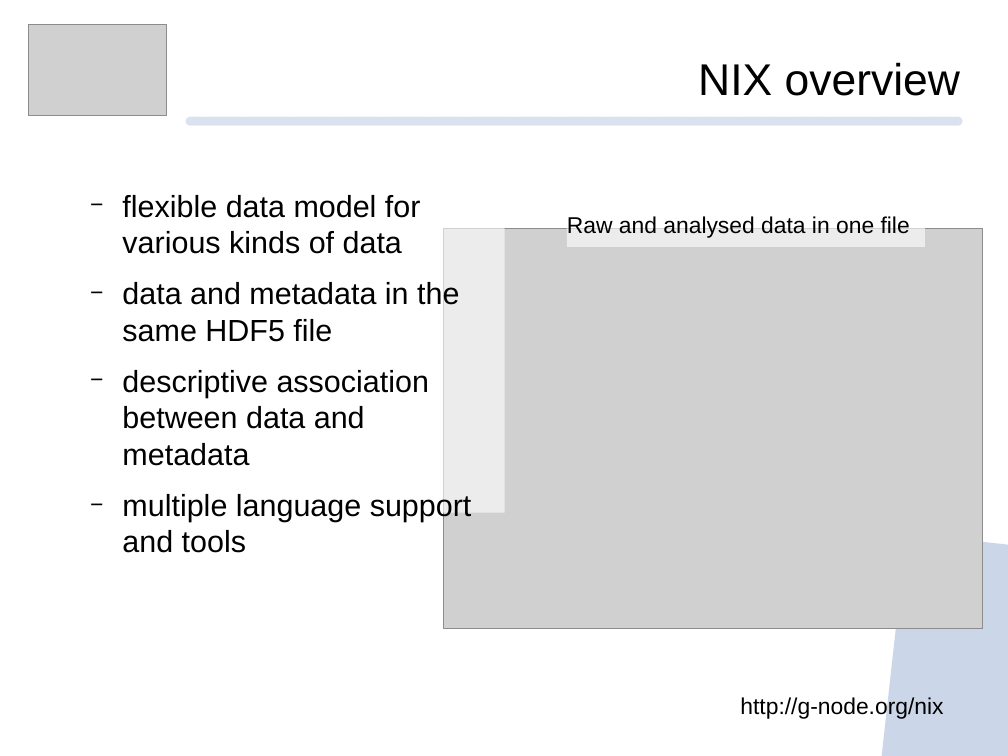
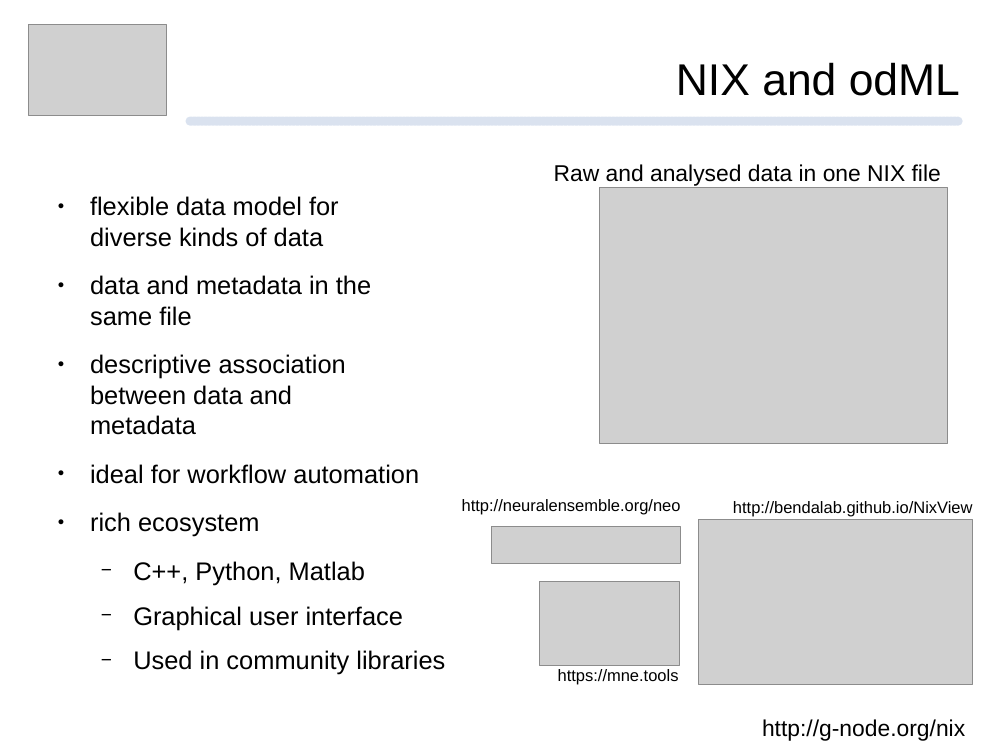
Before and after one commit to mpsonntag/prespost, a slide deck: slide 3 of 202103_NWG_online/202103_NWG_Online_DRAFT.odp (slide 8 before the commit). Drawn at 1008x756 pixels with LibreOffice and Linux fonts; fonts in the diff are those of the drawing; grey boxes stand for pictures; background and template pictures are left out. Boxes give left, top, right and bottom in pixels: in the first picture for what was removed or moved away, otherwise in the second. Text is boxed around its words. In the diff, an @@ line names an element or a change of style, - is before the commit and + after.

Commit message:
[202103 NWG] Add presentation slides

```diff
--- a/202103_NWG_online/202103_NWG_Online_DRAFT.odp
+++ b/202103_NWG_online/202103_NWG_Online_DRAFT.odp
@@ text at <box>676,62,960,96</box>: text changed @@
-NIX overview
+NIX and odML
@@ text "Raw and analysed data in ...": place and size @@
-text "Raw and analysed data in ..." at <box>567,211,925,247</box>
+text "Raw and analysed data in ..." at <box>554,164,941,186</box>
@@ text at <box>554,164,941,186</box>: text changed @@
-Raw and analysed data in one file
+Raw and analysed data in one NIX file
@@ text "flexible data model for diverse ...": place and size @@
-text "flexible data model for diverse ..." at <box>36,187,504,512</box>
+text "flexible data model for diverse ..." at <box>90,196,445,675</box>
@@ text at <box>90,196,371,326</box>: text changed; size 24 to 20 pt @@
-  − flexible data model for
-    various kinds of data
-  − data and metadata in the
-    same HDF5 file
+● flexible data model for
+  diverse kinds of data
+● data and metadata in the
+  same file
@@ picture: place and size @@
-picture at <box>444,229,983,628</box>
+picture at <box>600,188,948,444</box>
@@ text at <box>90,354,346,435</box>: size 24 to 20 pt in "descriptive association between data and metadata"; bullet − to ●; list level 2 to 1 in "descriptive association between data and ..." @@
@@ text at <box>90,464,445,675</box>: text changed; size 24 to 20 pt @@
-  − multiple language support
-    and tools
+● ideal for workflow automation
+● rich ecosystem
+  − C++, Python, Matlab
+  − Graphical user interface
+  − Used in community libraries
@@ text added at <box>462,499,681,515</box>, 13 pt, text #000000 @@
+http://neuralensemble.org/neo
@@ text added at <box>733,501,973,516</box>, 13 pt, text #000000 @@
+http://bendalab.github.io/NixView
@@ picture added at <box>491,527,680,563</box> @@
@@ picture added at <box>699,520,973,684</box> @@
@@ rectangle removed at <box>871,534,1008,756</box> @@
@@ picture added at <box>540,582,680,666</box> @@
@@ text added at <box>558,669,679,685</box>, 13 pt, text #000000 @@
+https://mne.tools
@@ text "http://g-node.org/nix": place and size @@
-text "http://g-node.org/nix" at <box>740,696,943,720</box>
+text "http://g-node.org/nix" at <box>762,719,965,741</box>
```
Also in this commit, not shown: 2 other slides changed, 1 slide added, 11 slides removed.
